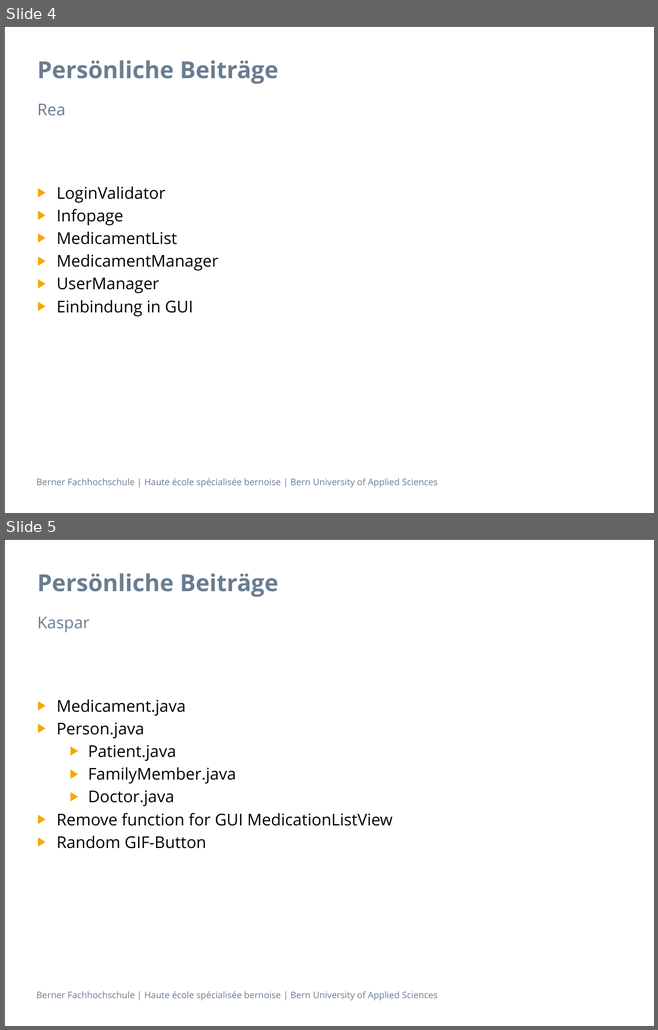
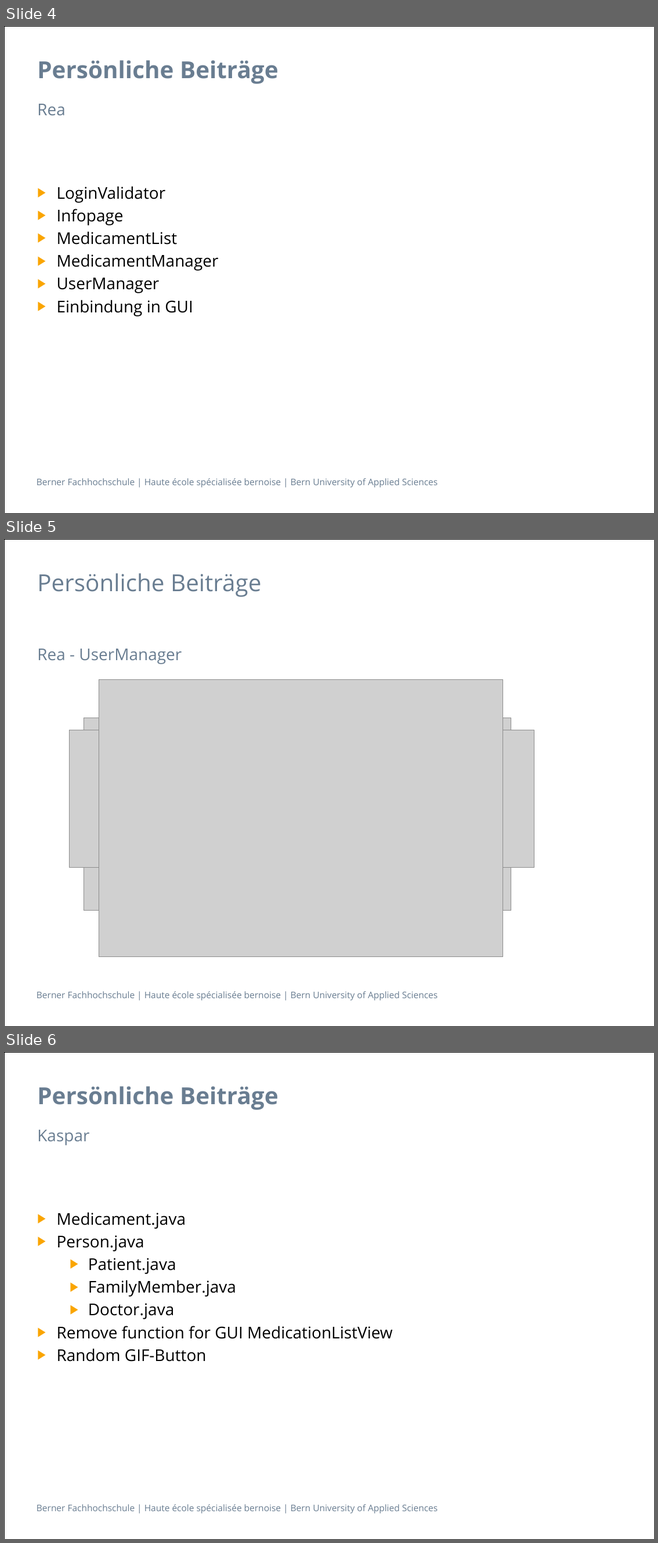
Before and after one commit to zyssm4/ch.bfh.btx8081.w2015.red, a slide deck: doc/Task14/task14_presentation Schlurp.pptx. Shown one above the other, each under a label of ours: slides 4 and 5 before the commit, slides 4, 5 and 6 after it. The pictures are 658x1030 and 658x1543 pixels, drawn with LibreOffice and Linux fonts; fonts in the diff are those of the drawing; grey boxes stand for pictures; background and template pictures are left out. Boxes give left, top, right and bottom in pixels: in the first picture for what was removed or moved away, otherwise in the second. Text is boxed around its words. In the diff, an @@ line names an element or a change of style, - is before the commit and + after.

Commit message:
Added codesample

```diff
--- a/doc/Task14/task14_presentation Schlurp.pptx
+++ b/doc/Task14/task14_presentation Schlurp.pptx
@@ slide 5 added at <box>4,539,654,1026</box>, background #FFFFFF; not listed: 2 template elements that a slide beside it also shows @@
@@ title added at <box>37,573,261,597</box>, 26 pt, text #697D91 @@
+Persönliche Beiträge
@@ text added at <box>37,649,181,664</box>, 18 pt, text #697D91 @@
+Rea - UserManager
@@ picture added at <box>99,680,503,957</box> @@
@@ picture added at <box>70,730,534,868</box> @@
@@ picture added at <box>84,718,511,911</box> @@
@@ what was slide 5 is now slide 6 @@
```
